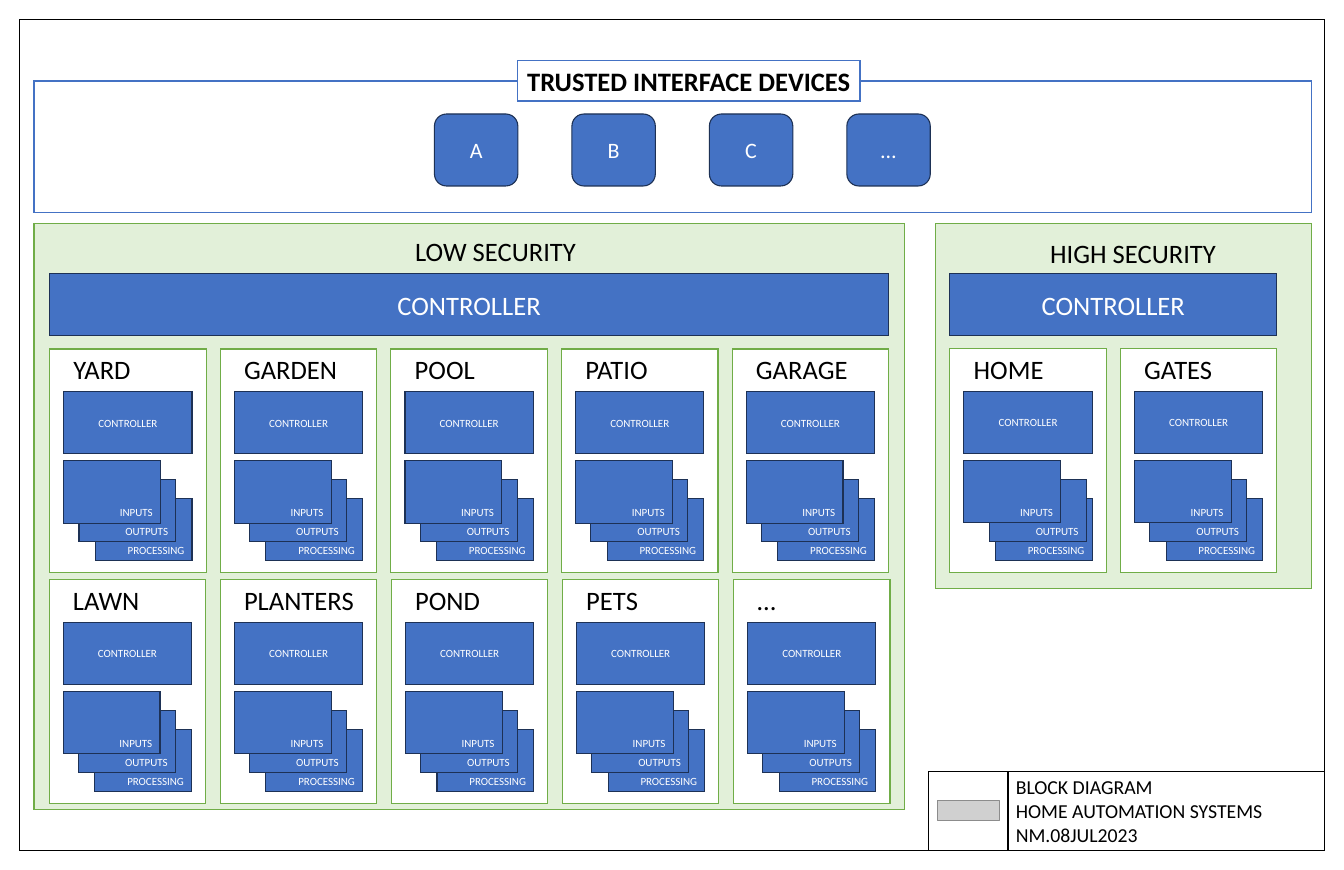
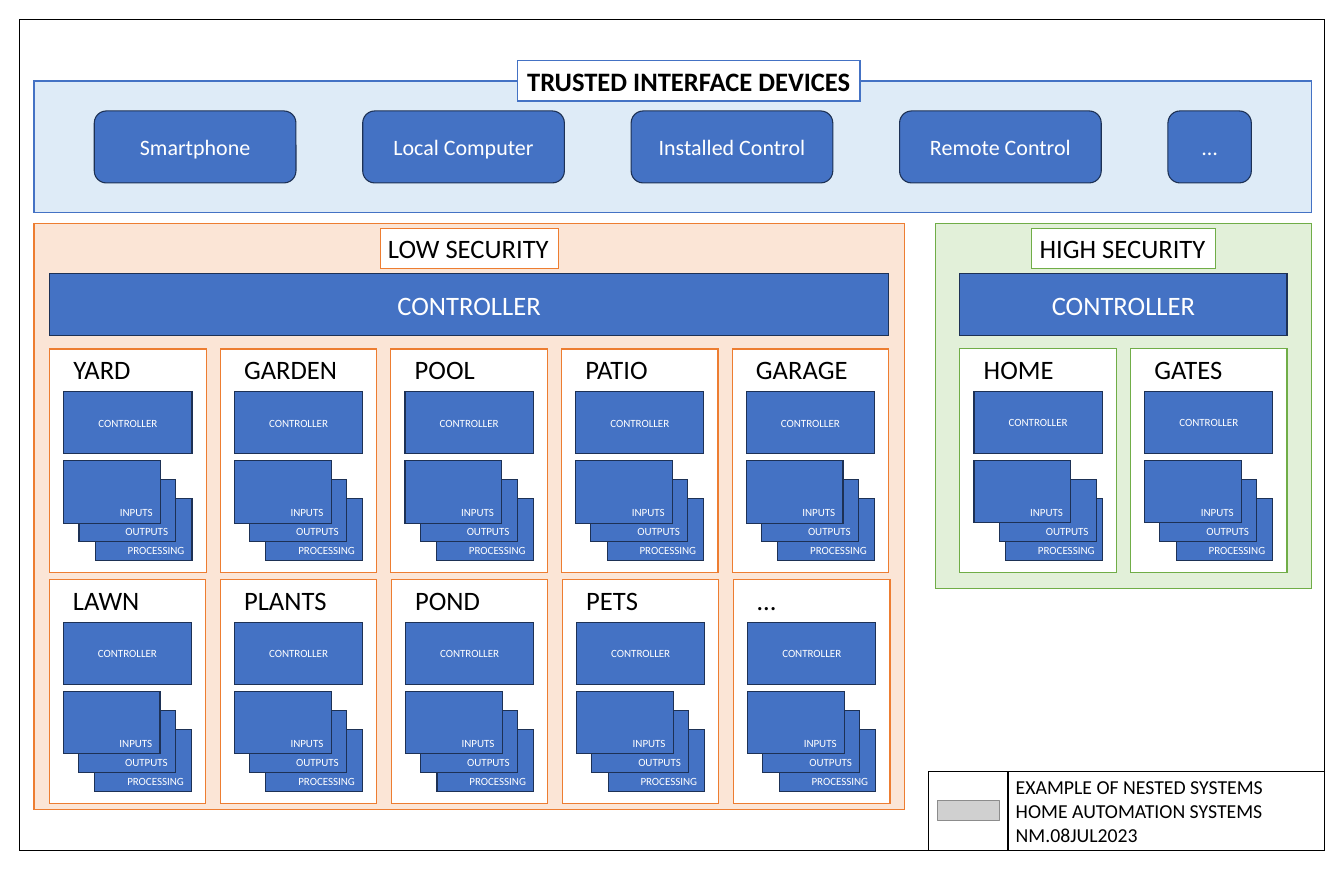
Before and after one commit to miniPCB/EAGLE, a slide deck: slide 1 of miniPCB/ENGDOC/About the Project/2023/Home Automation Systems.pptx. Drawn at 1344x870 pixels with LibreOffice and Linux fonts; fonts in the diff are those of the drawing; grey boxes stand for pictures. Boxes give left, top, right and bottom in pixels: in the first picture for what was removed or moved away, otherwise in the second. Text is boxed around its words. In the diff, an @@ line names an element or a change of style, - is before the commit and + after.

```diff
--- a/miniPCB/ENGDOC/About the Project/2023/Home Automation Systems.pptx
+++ b/miniPCB/ENGDOC/About the Project/2023/Home Automation Systems.pptx
@@ rectangle at box(34, 81, 1312, 213): fill #FFFFFF to #DEEBF7 @@
@@ rounded rectangle added at box(94, 111, 296, 183), fill #4472C4, outline #1E3256 1 pt, 20 pt, text #FFFFFF @@
+Smartphone
@@ rounded rectangle "Local Computer": place and size @@
-rounded rectangle "Local Computer" at box(572, 114, 655, 186)
+rounded rectangle "Local Computer" at box(363, 111, 564, 183)
@@ rounded rectangle removed at box(435, 114, 519, 186) @@
-A
@@ rounded rectangle "Installed Control": place and size @@
-rounded rectangle "Installed Control" at box(709, 114, 793, 186)
+rounded rectangle "Installed Control" at box(631, 111, 832, 183)
@@ rounded rectangle added at box(900, 111, 1101, 183), fill #4472C4, outline #1E3256 1 pt, 20 pt, text #FFFFFF @@
+Remote Control
@@ rounded rectangle "…": place and size @@
-rounded rectangle "…" at box(847, 114, 931, 186)
+rounded rectangle "…" at box(1168, 111, 1252, 183)
@@ text in rounded rectangle at box(393, 139, 534, 159): text changed @@
-B
+Local Computer
@@ text in rounded rectangle at box(659, 139, 805, 155): text changed @@
-C
+Installed Control
@@ rectangle at box(34, 224, 904, 809): fill #E2F0D9 to #FBE5D6; outline #70AD47 1 pt to #ED7D31 1 pt @@
@@ rectangle "LOW SECURITY": place and size @@
-rectangle "LOW SECURITY" at box(415, 243, 576, 262)
+rectangle "LOW SECURITY" at box(380, 228, 558, 269)
@@ rectangle "LOW SECURITY" at box(380, 228, 558, 269): fill none to #FFFFFF; outline none to #ED7D31 0.75 pt @@
@@ rectangle "HIGH SECURITY": place and size @@
-rectangle "HIGH SECURITY" at box(1050, 245, 1216, 264)
+rectangle "HIGH SECURITY" at box(1032, 228, 1215, 269)
@@ rectangle "HIGH SECURITY" at box(1032, 228, 1215, 269): fill none to #FFFFFF; outline none to #70AD47 0.75 pt @@
@@ 11 rectangles, 2 texts: place and size @@
-11 rectangles, 2 texts at box(949, 274, 1277, 572)
+11 rectangles, 2 texts at box(960, 274, 1287, 572)
@@ text at box(244, 592, 327, 610): text changed @@
-PLANTERS
+PLANTS
@@ outline #70AD47 1 pt to #ED7D31 1 pt in 10 elements at box(50, 349, 206, 572), box(221, 349, 377, 572), box(391, 349, 547, 572), box(561, 349, 718, 572), box(732, 349, 889, 572), box(49, 580, 206, 803), box(221, 580, 377, 803), box(391, 580, 548, 803), box(562, 580, 719, 803), box(734, 580, 890, 803) @@
@@ text at box(1016, 781, 1263, 818): text changed @@
-BLOCK DIAGRAM
-HOME AUTOMATION SYSTEMS
+EXAMPLE OF NESTED SYSTEMS
+HOME AUTOMATION SYSTEMS
```
Also in this commit, not shown: 2 other files.
